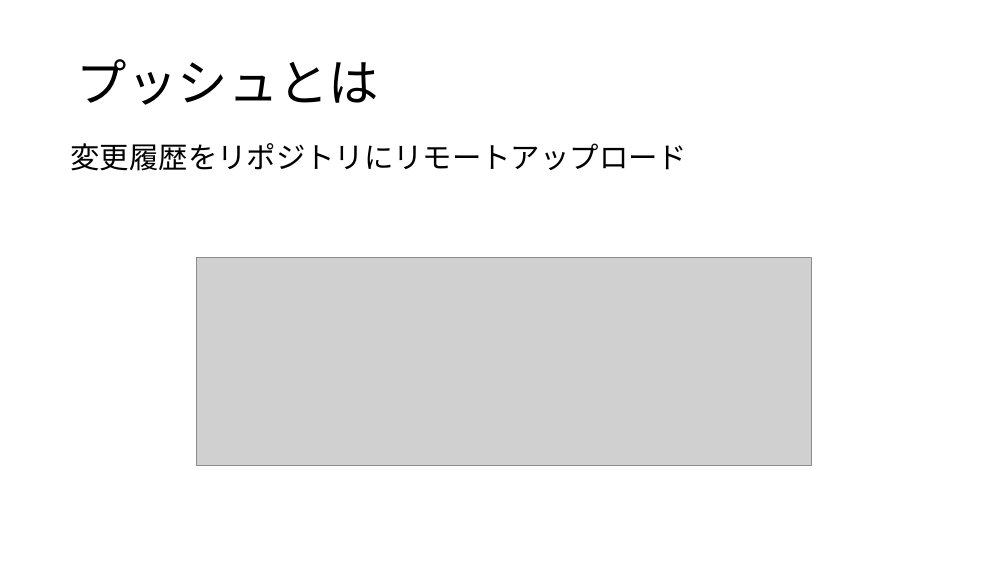
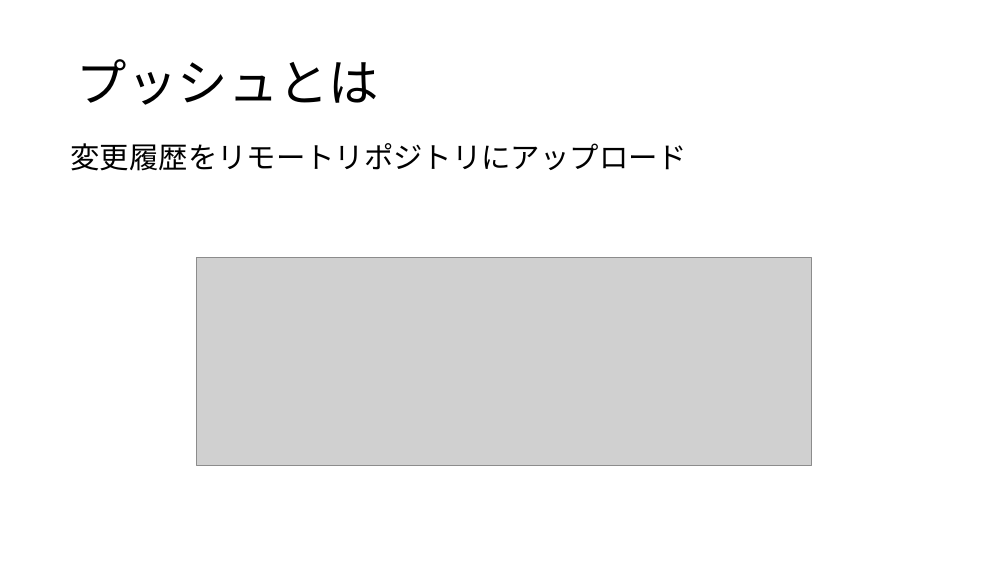
Before and after one commit to SPcurrent/GitHub-Description, a slide deck: slide 10 of description.pptx (slide 9 before the commit). Drawn at 1008x567 pixels with LibreOffice and Linux fonts; fonts in the diff are those of the drawing; grey boxes stand for pictures. Boxes give left, top, right and bottom in pixels: in the first picture for what was removed or moved away, otherwise in the second. Text is boxed around its words. In the diff, an @@ line names an element or a change of style, - is before the commit and + after.

```diff
--- a/description.pptx
+++ b/description.pptx
@@ text at [71, 143, 688, 171]: text changed @@
-変更履歴をリポジトリにリモートアップロード
+変更履歴をリモートリポジトリにアップロード
```
Also in this commit, not shown: 3 other slides changed, 2 slides added, 3 other files.
